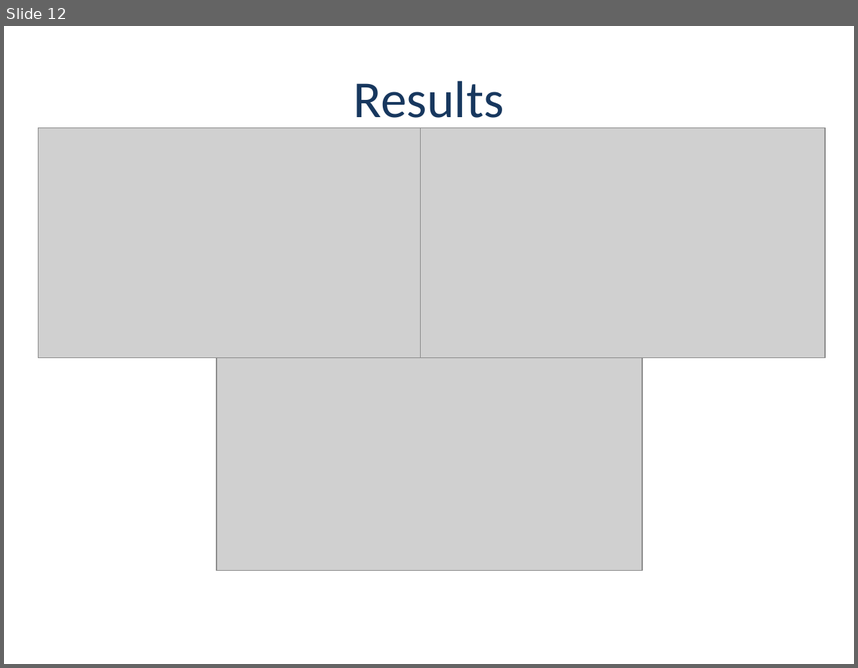
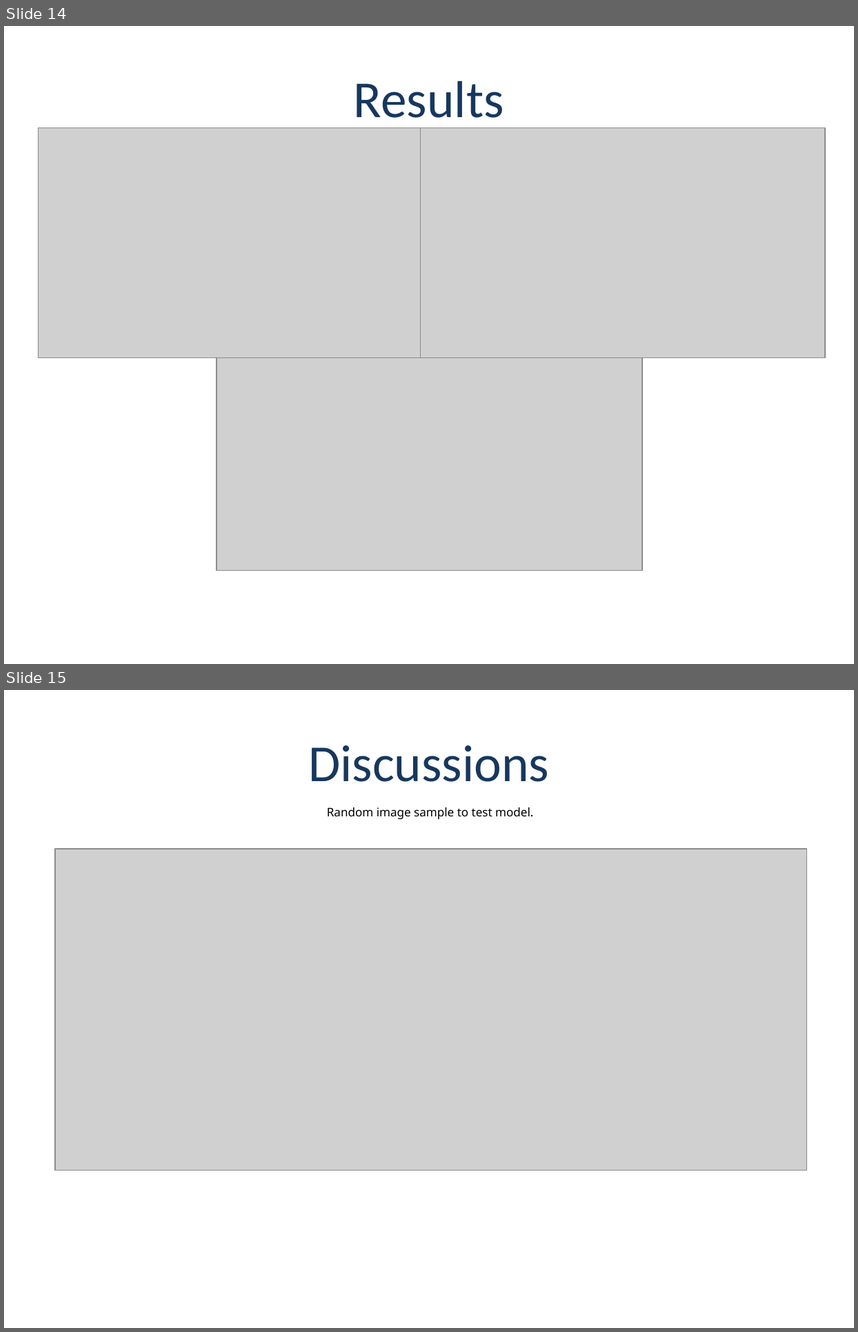
Before and after one commit to dmf49/cs5542FinalProject, a slide deck: Project Presentaion - Group 2- v1.2.0.pptx. Shown one above the other, each under a label of ours: slide 12 before the commit, slides 14 and 15 after it. The pictures are 858x668 and 858x1332 pixels, drawn with LibreOffice and Linux fonts; fonts in the diff are those of the drawing; grey boxes stand for pictures; background and template pictures are left out. Boxes give left, top, right and bottom in pixels: in the first picture for what was removed or moved away, otherwise in the second. Text is boxed around its words. In the diff, an @@ line names an element or a change of style, - is before the commit and + after.

```diff
--- a/Project Presentaion - Group 2- v1.2.0.pptx
+++ b/Project Presentaion - Group 2- v1.2.0.pptx
@@ slide 15 added at box(4, 690, 854, 1328), background picture (left out) @@
@@ text added at box(308, 745, 549, 782), 44 pt, text #17375E @@
+Discussions
@@ text added at box(327, 807, 533, 819), 10 pt, text #000000 @@
+Random image sample to test model.
@@ picture added at box(55, 849, 806, 1170) @@
@@ what was slide 12 is now slide 14 @@
```
Also in this commit, not shown: 7 slides changed, 6 other slides added, 5 slides removed.
